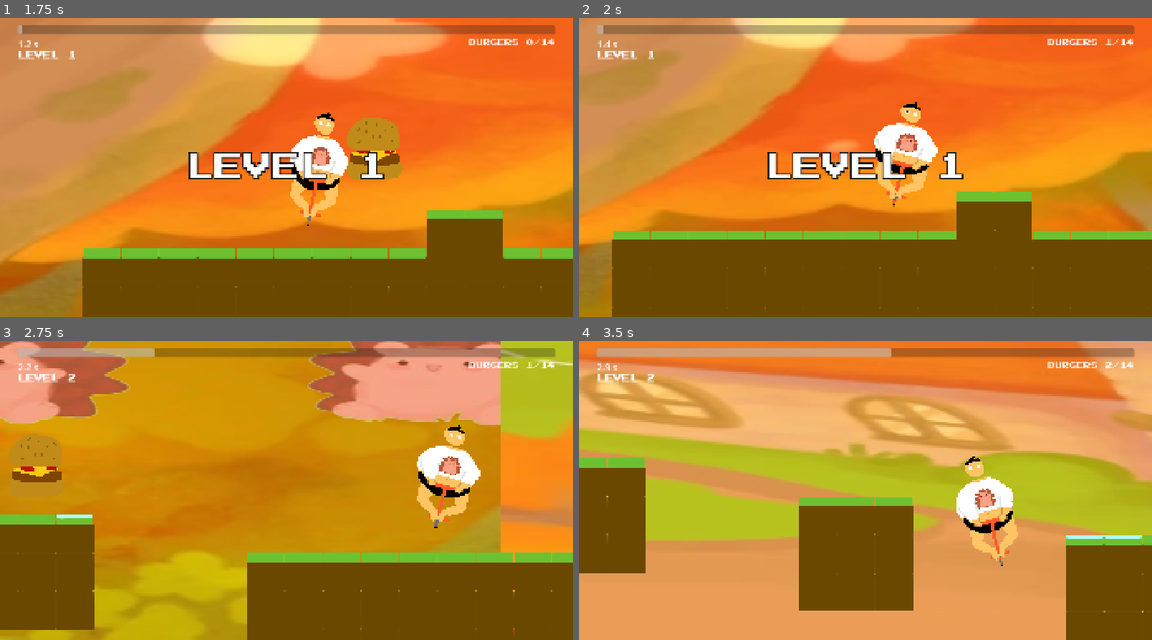
Above: before the commit, frames 1-4 (two rows, left to right).
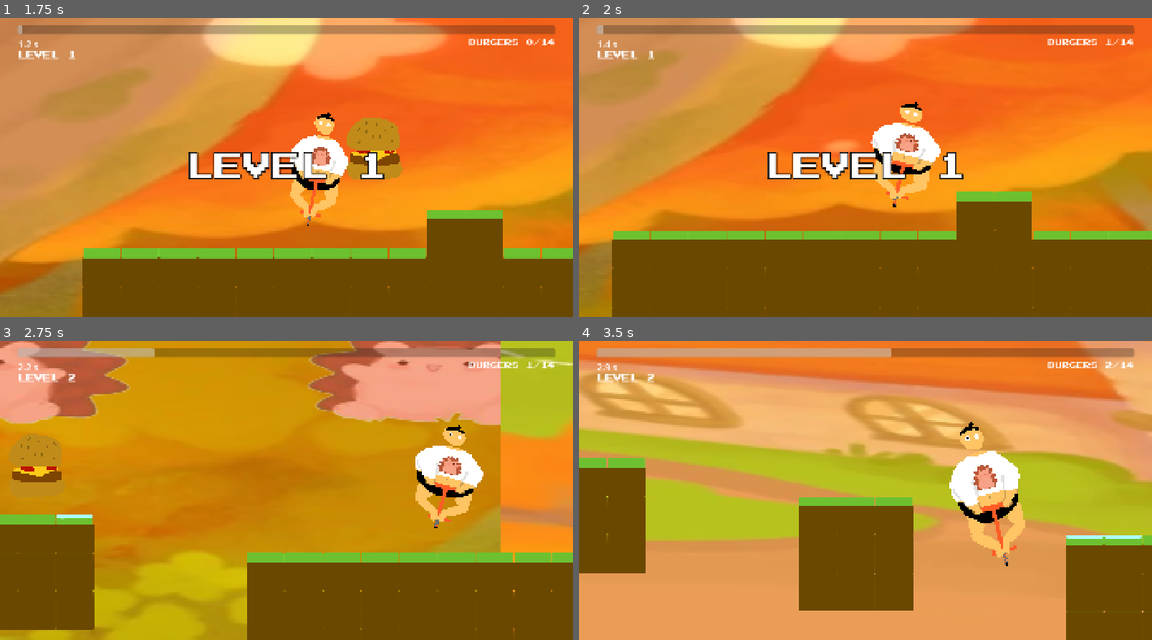
Above: after the commit, the same moments.

Repository: awdev1/haven
Game: Godot game, scene res://node_2d.tscn
Same seed, same stepped clock (60 frames per second), same inputs: the game is played once before the commit and once after it.
Inputs:
- Up to frame 1 (1.75 s): click "Play" at 0.5 s; tap Enter at 1.25 s; hold D (right) from 1.28 s (still down); tap 1 at 1.35 s; tap Up (ui_up) at 1.52 s
- Up to frame 2 (2 s): keep holding D (right)
- Up to frame 3 (2.75 s): keep holding D (right); tap 2 at 2.1 s; tap Up (ui_up) at 2.27 s
- Up to frame 4 (3.5 s): release D (right) at 2.78 s; hold A (left) from 2.78 s (still down); tap 3 at 2.85 s

Frame 1 is identical in both runs. In frame 2, 0.4% of the frame differs, in the area x 50-64%, y 28-64%; in frame 3, 0.4%; in frame 4, 3.0%, in the area x 64-78%, y 27-76%.

Commit message:
chore: make person wider when they eat

Diff:
--- a/burger.gd
+++ b/burger.gd
@@ -9,4 +9,6 @@
 func _on_body_entered(body: Node2D) -> void:
 	if body.has_method("is_player"):
 		collect_signal.emit()
+		if body.has_method("eat_burger"):
+			body.eat_burger()
 		get_parent().get_parent().queue_free()
--- a/node_2d.tscn
+++ b/node_2d.tscn
@@ -76,7 +76,6 @@
 
 [node name="UI" type="CanvasLayer" parent="." unique_id=1577662780]
 process_mode = 3
-visible = false
 script = ExtResource("4_ui")
 
 [node name="Progress" type="ProgressBar" parent="UI" unique_id=1312284392]
--- a/playerMocment.gd
+++ b/playerMocment.gd
@@ -98,6 +98,16 @@
 @onready var spriteBasePosition: Vector2 = $Sprite2D.position
 const spriteFootOffset := 209.5
 var squish := Vector2.ONE
+@export var widthPerBurger := 0.1
+@export var hitboxWidthPerBurger := 0.05
+var widthScale := 1.0
+var hitboxScale := 1.0
+
+func eat_burger() -> void:
+	widthScale += widthPerBurger
+	hitboxScale += hitboxWidthPerBurger
+	($CollisionShape2D.shape as CapsuleShape2D).radius = 100.0 * hitboxScale
+	squish = Vector2(1.6, 0.7)
 
 func _process(_delta: float) -> void:
 	#if scale.x > 1:
@@ -152,5 +162,5 @@
 	return true
 
 func _apply_squish() -> void:
-	$Sprite2D.scale = spriteBaseScale * squish
+	$Sprite2D.scale = spriteBaseScale * squish * Vector2(widthScale, 1.0)
 	$Sprite2D.position.y = spriteBasePosition.y + spriteFootOffset * (1.0 - squish.y)
Not shown, added: GodotGame1.apple-touch-icon.png.import
Binary file added: GodotGame1.icon.png
Not shown, added: GodotGame1.icon.png.import
Not shown, added: GodotGame1.png.import
Not shown, changed: export_presets.cfg
